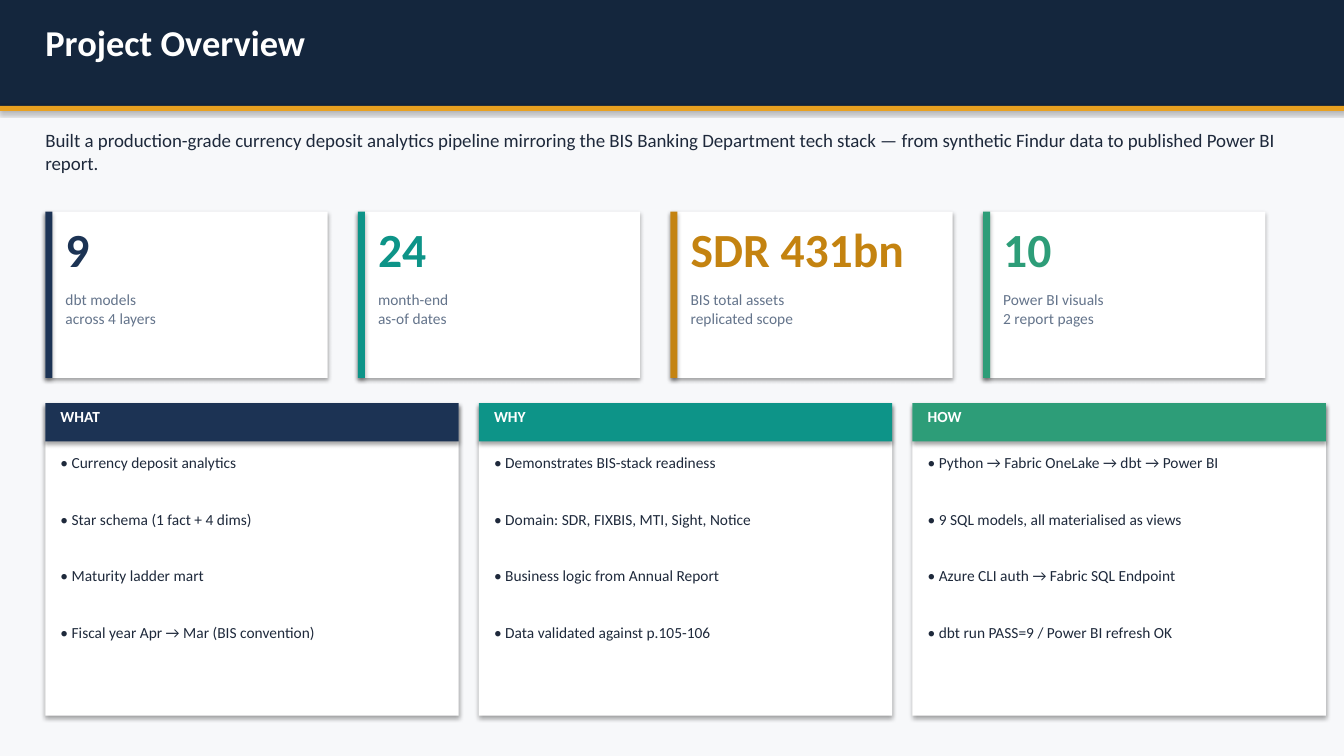
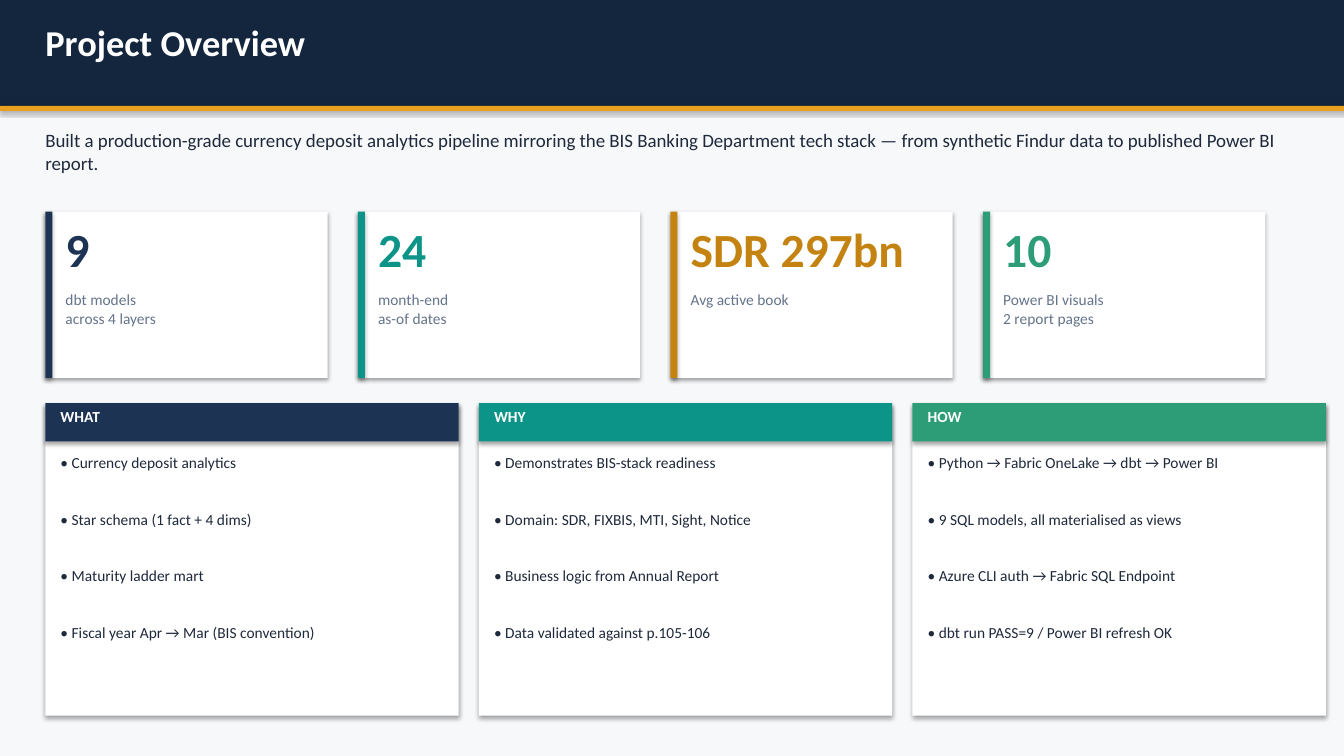
Before and after one commit to gauthiny-glitch/BIS_Analytics_Pipeline, a slide deck: slide 2 of docs/BIS_Portfolio_Deck.pptx. Drawn at 1344x756 pixels with LibreOffice and Linux fonts; fonts in the diff are those of the drawing. Boxes give left, top, right and bottom in pixels: in the first picture for what was removed or moved away, otherwise in the second. Text is boxed around its words. In the diff, an @@ line names an element or a change of style, - is before the commit and + after.

```diff
--- a/docs/BIS_Portfolio_Deck.pptx
+++ b/docs/BIS_Portfolio_Deck.pptx
@@ text at (691,233,904,268): text changed @@
-SDR 431bn
+SDR 297bn
@@ text at (691,294,788,308): text changed @@
-BIS total assets
-replicated scope
+Avg active book
```
Also in this commit, not shown: 5 other slides changed, 3 other files.
